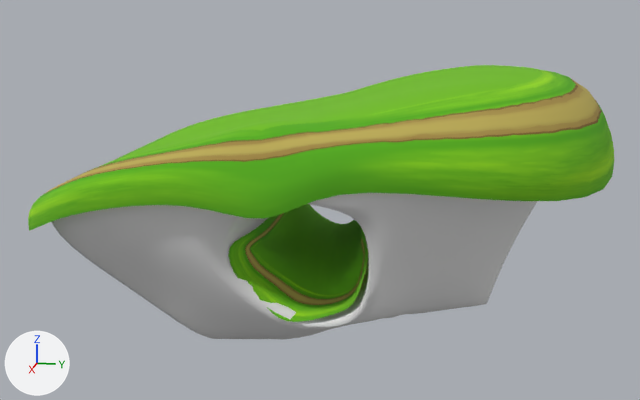
Two versions of the FBX model spirit&hearts/Assets/Art/Islands/Island_Small_03.fbx, one commit apart.
One viewpoint serves both versions: a 50 mm camera at (8.61, 1.57, 2.05) aimed at (-0.02, -0.16, -0.11). Arrows for +X, +Y and +Z are at lower left; the lights stay in place. Where no turn or scale is listed for an object, it has been applied to the vertices.

Names of what the first picture shows: 'Island_Small_03'.
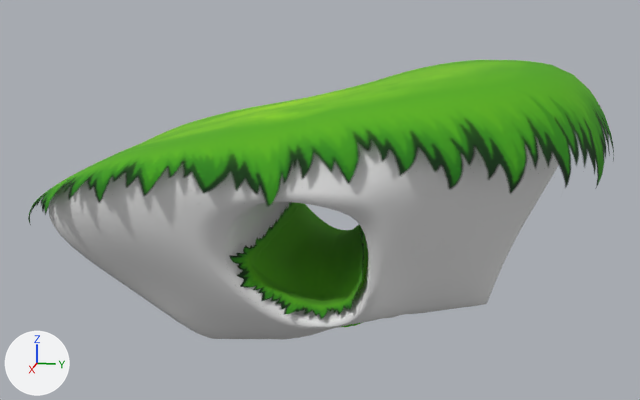
Where the newer file only moved an object's origin or applied its transform, the numbers keep the older frame.

The edits, one by one:
me_mesh is used by ob_island_small_03; location (0.0, 0.0, 0.0).
me_mesh had 3443 vertices, 3340 faces and spanned x -1.84..1.83, y -3.08..2.65, z -1.56..1.25.
me_mesh now has 3851 vertices, 3748 faces and spans x -1.84..1.83, y -3.08..2.65, z -1.56..1.33.
me_mesh part 1: 325 vertices moved from x -1.65..1.8, y -2.84..2.41, z 0.0..1.25 to x -1.64..1.79, y -2.86..2.42, z 0.0..1.33; 893 vertices removed from x -1.37..1.48, y -1.64..0.56, z -0.91..0.91; 1301 vertices added at x -1.38..1.58, y -1.94..0.63, z -1.1..1.14.
me_mesh part 2: 596 kept faces spanning x -1.84..1.83, y -3.08..2.65, z -0.42..1.33 get new texture (UV) coordinates.

Pixel boxes (x1, y1, x2, y2) of what changed, in the pictures (640 x 400 px; the box of a moved part takes in the faces that stretch with it):
'Island_Small_03', reshaped
    before: (28, 65, 614, 339)
    after: (28, 60, 614, 339)
part 1 of me_mesh, moved or reshaped
    before: (105, 87, 404, 322)
    after: (100, 67, 455, 327)
part 2 of me_mesh, surface changed
    before: (28, 65, 614, 230)
    after: (28, 60, 614, 225)
